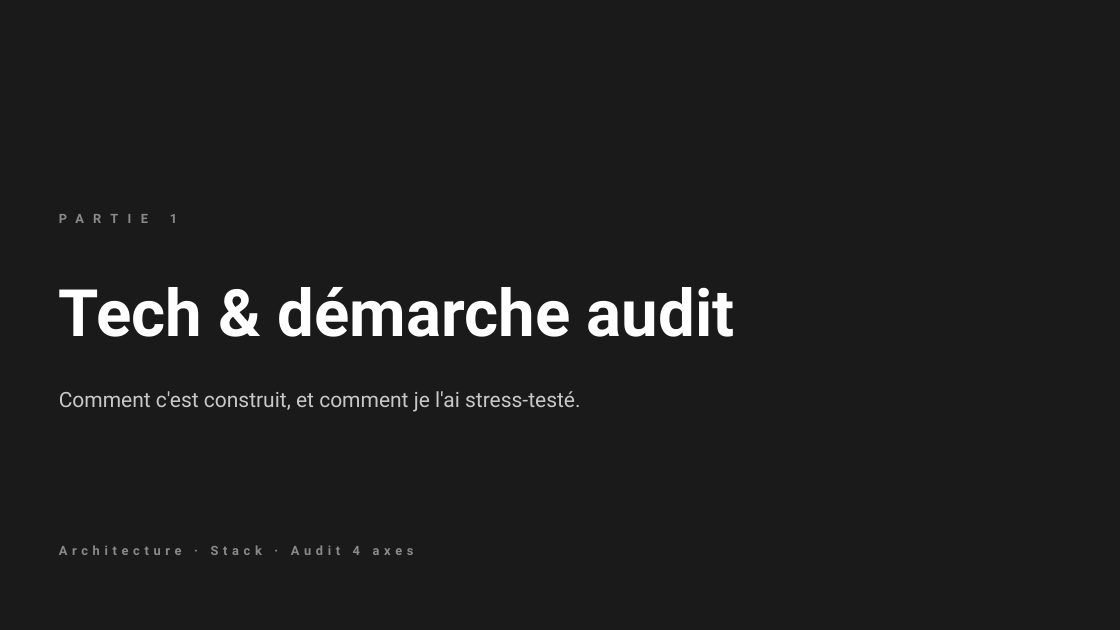
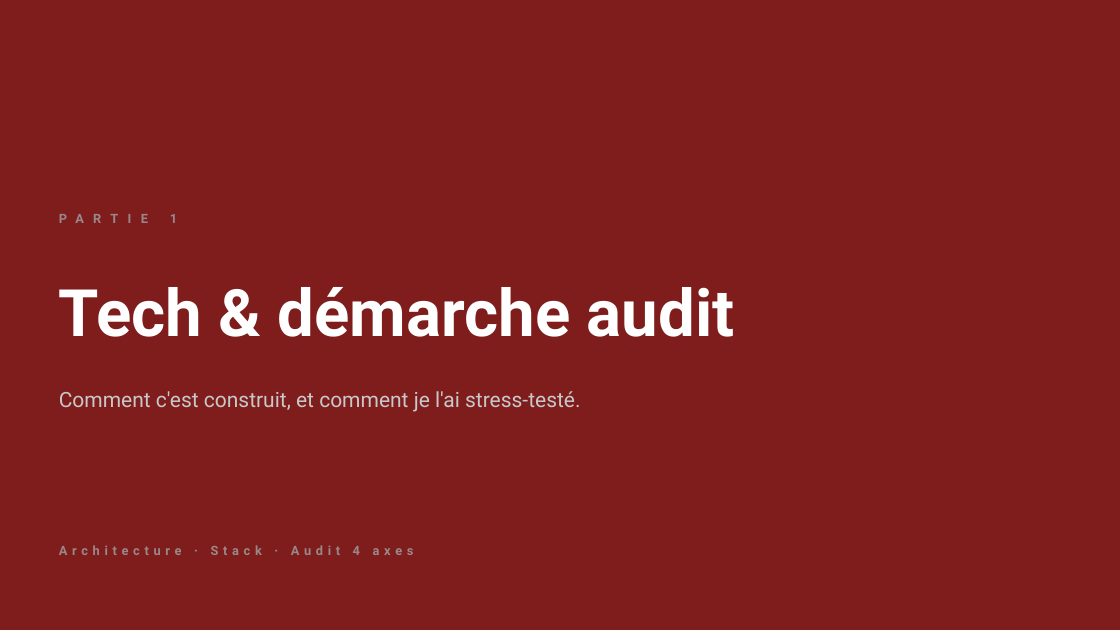
Before and after one commit to VincentG32/echo, a slide deck: slide 3 of docs/pulse-presentation.pptx. Drawn at 1120x630 pixels with LibreOffice and Linux fonts; fonts in the diff are those of the drawing. Boxes give left, top, right and bottom in pixels: in the first picture for what was removed or moved away, otherwise in the second. Text is boxed around its words. In the diff, an @@ line names an element or a change of style, - is before the commit and + after.

```diff
--- a/docs/pulse-presentation.pptx
+++ b/docs/pulse-presentation.pptx
@@ background #1A1A1A to #7F1D1D @@
@@ text "PARTIE 1" at (170, 214, 177, 223): text colour #8A8A8A to #9A8889 @@
@@ text "Architecture · Stack · Audit ..." at (59, 545, 414, 555): text colour #8A8A8A to #9A8889 @@
```
Also in this commit, not shown: 15 other slides changed, 1 other file.
